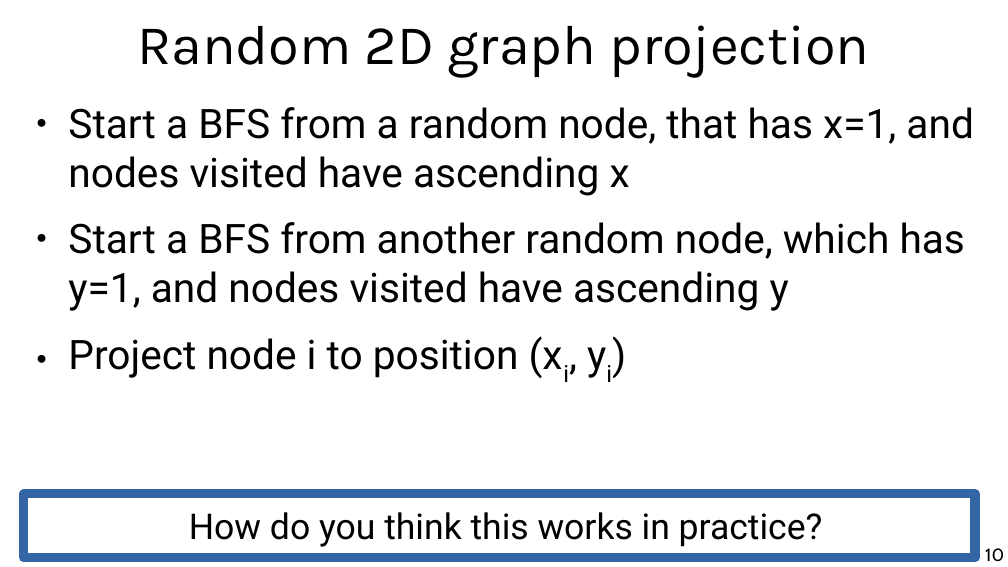
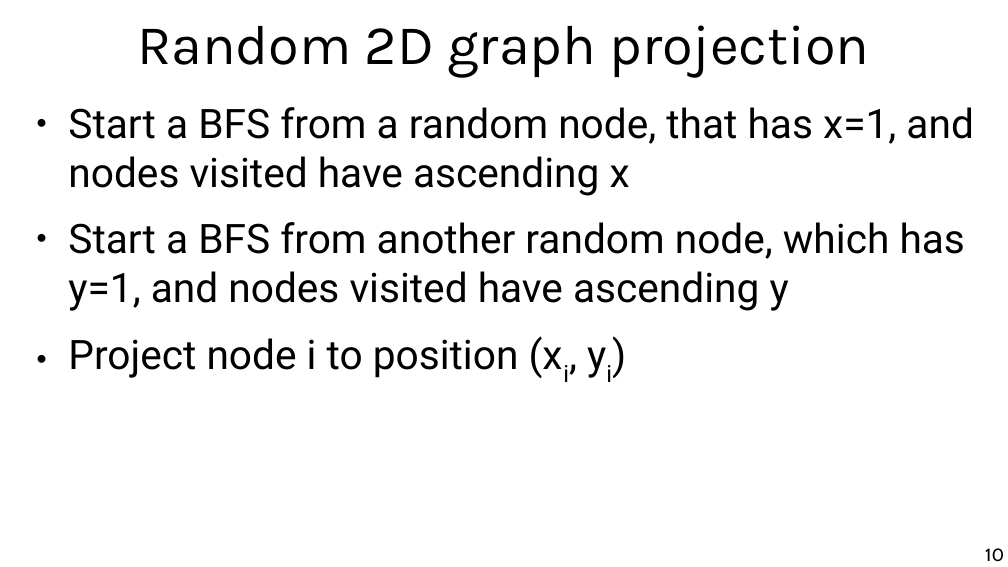
Before and after one commit to chatox/networks-science-course, a slide deck: slide 10 of theory/odp/tt22-spectral_graph_clustering.odp. Drawn at 1008x567 pixels with LibreOffice and Linux fonts; fonts in the diff are those of the drawing. Boxes give left, top, right and bottom in pixels: in the first picture for what was removed or moved away, otherwise in the second. Text is boxed around its words. In the diff, an @@ line names an element or a change of style, - is before the commit and + after.

```diff
--- a/theory/odp/tt22-spectral_graph_clustering.odp
+++ b/theory/odp/tt22-spectral_graph_clustering.odp
@@ rectangle removed at box(24, 494, 975, 558) @@
@@ text removed at box(189, 512, 823, 547) @@
-How do you think this works in practice?
```
Also in this commit, not shown: 22 other slides changed, 3 slides added, 11 other files.
